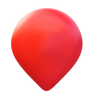
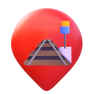
Two versions of the same layered image (94×94). Layer-by-layer changes:
added layer "Untitled.webp" above "flower_playing_cards_3d.png copy #1" over [23,20,72,66]
